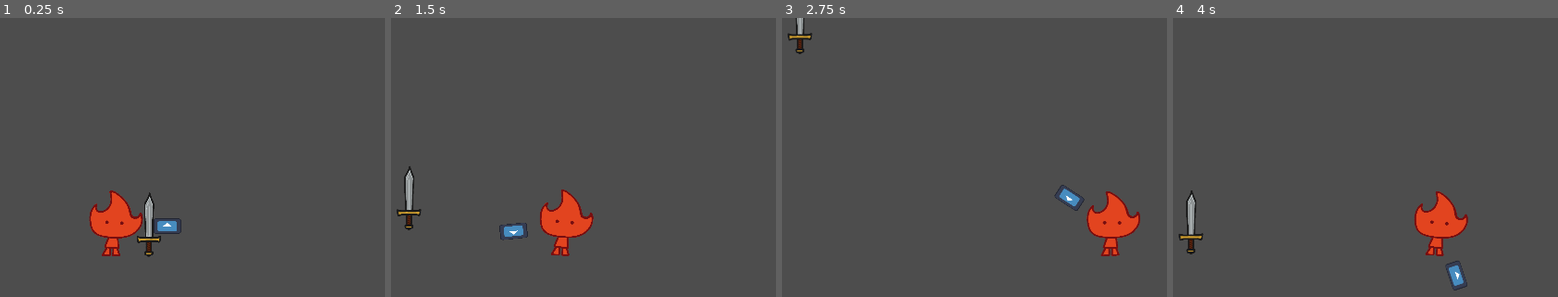
Above: before the commit, frames 1-4 (left to right).
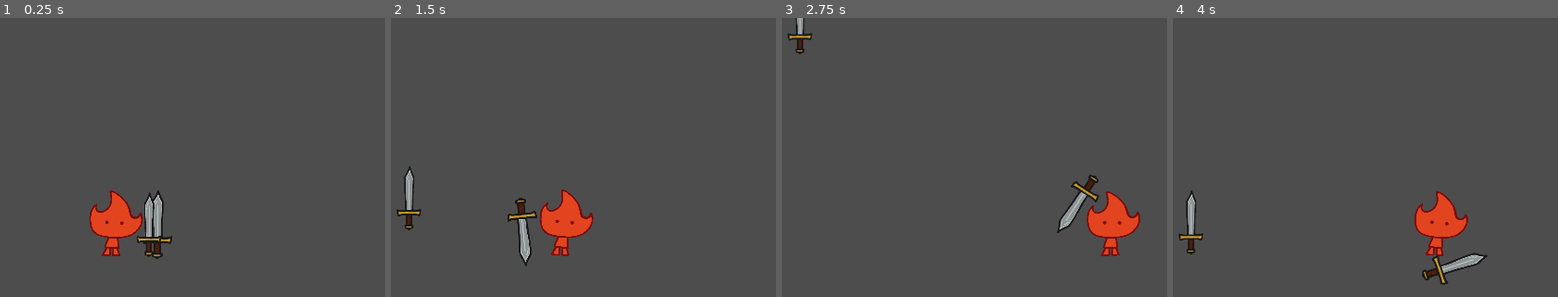
Above: after the commit, the same moments.

Repository: BendenizMustafaCengiz/Brackeys-Jam-2026.1
Game: Godot game, scene res://Scenes/room_scene.tscn
The game is run twice, just before and just after one commit, with the same random seed, the same clock (stepped at 60 frames per second) and the same inputs. The project has no main scene, so this scene is started directly. The engine's default icon, where the game draws it, is replaced by a stand-in: a white triangle on a blue panel in a dark square.
Inputs (mouse positions are in pixels of both pictures, inside the frame that each line leads up to):
- Up to frame 1 (0.25 s): no input
- Up to frame 2 (1.5 s): tap Enter (ui_accept) at 0.5, 0.77 s; move the mouse to (668, 204) at 0.52 s; hold Right (right) 0.53-1.28 s; move the mouse to (outside the picture) at 1.27 s; hold S (down) from 1.28 s (still down)
- Up to frame 3 (2.75 s): tap Enter (ui_accept) at 1.52 s; move the mouse to (970, 135) at 2.02 s; release S (down) at 2.03 s; hold Right (right) from 2.03 s (still down)
- Up to frame 4 (4 s): move the mouse to (outside the picture) at 2.77 s; release Right (right) at 2.78 s; hold W (up) 2.78-3.53 s; tap Enter (ui_accept) at 3.02, 3.77 s; move the mouse to (1511, 288) at 3.52 s; hold Left (left) from 3.53 s (still down)

The runs differ from the first frame. In frame 1, 0.7% of the frame differs, in the area x 37-48%, y 61-87%; in frame 2, 0.9%; in frame 3, 0.9%; in frame 4, 0.9%, in the area x 64-82%, y 84-98%.

Commit message:
Update sword.tscn

Diff:
--- a/Scenes/sword.tscn
+++ b/Scenes/sword.tscn
@@ -1,7 +1,7 @@
 [gd_scene format=3 uid="uid://wggu72pyv2j5"]
 
 [ext_resource type="Script" uid="uid://bpejgvdsna31j" path="res://Scripts/sword.gd" id="1_goa0h"]
-[ext_resource type="Texture2D" uid="uid://bicjuntfh5e7m" path="res://icon.svg" id="2_6wdhb"]
+[ext_resource type="Texture2D" uid="uid://or0pjqges0mb" path="res://Assets/characters/sword.png" id="2_6wdhb"]
 
 [sub_resource type="Animation" id="Animation_d6wag"]
 length = 0.001
@@ -102,7 +102,7 @@
 script = ExtResource("1_goa0h")
 
 [node name="Sprite2D" type="Sprite2D" parent="." unique_id=1609029373]
-scale = Vector2(0.5625, 0.3125)
+scale = Vector2(0.5, 0.5)
 texture = ExtResource("2_6wdhb")
 offset = Vector2(240, 0)
 
